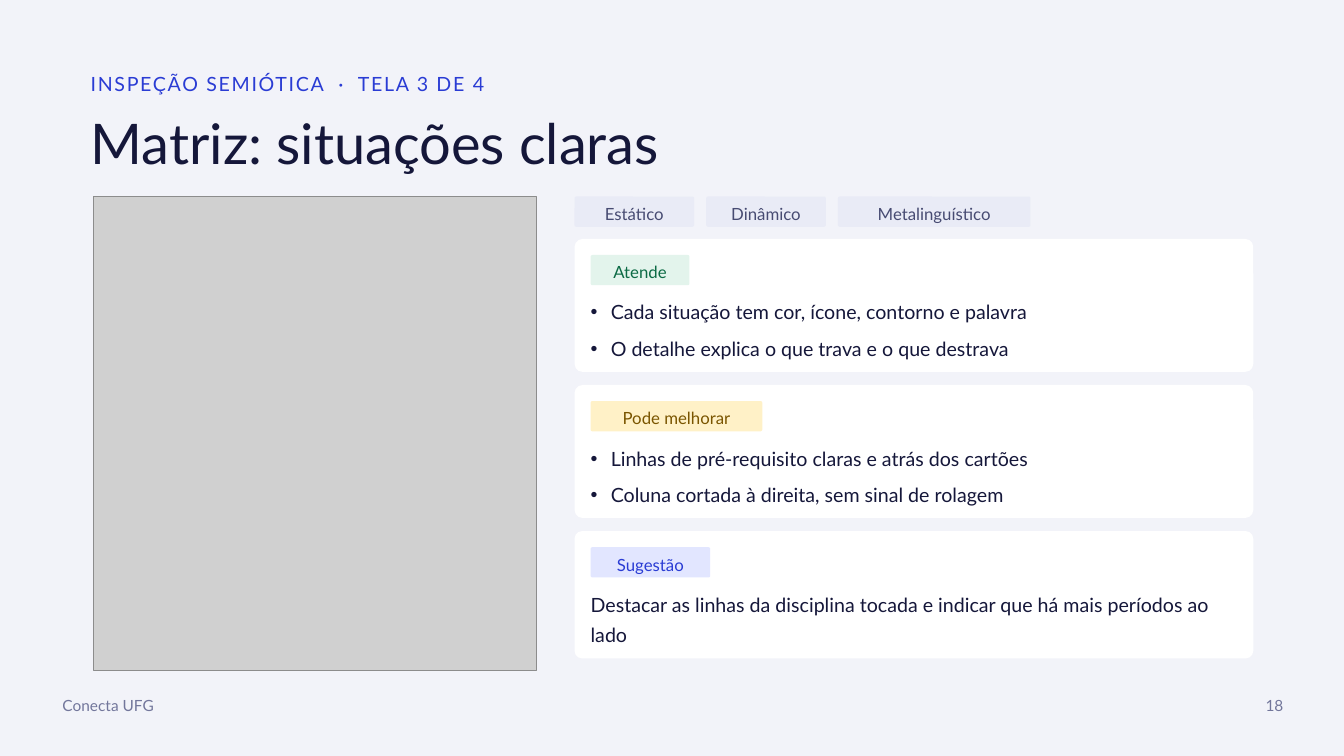
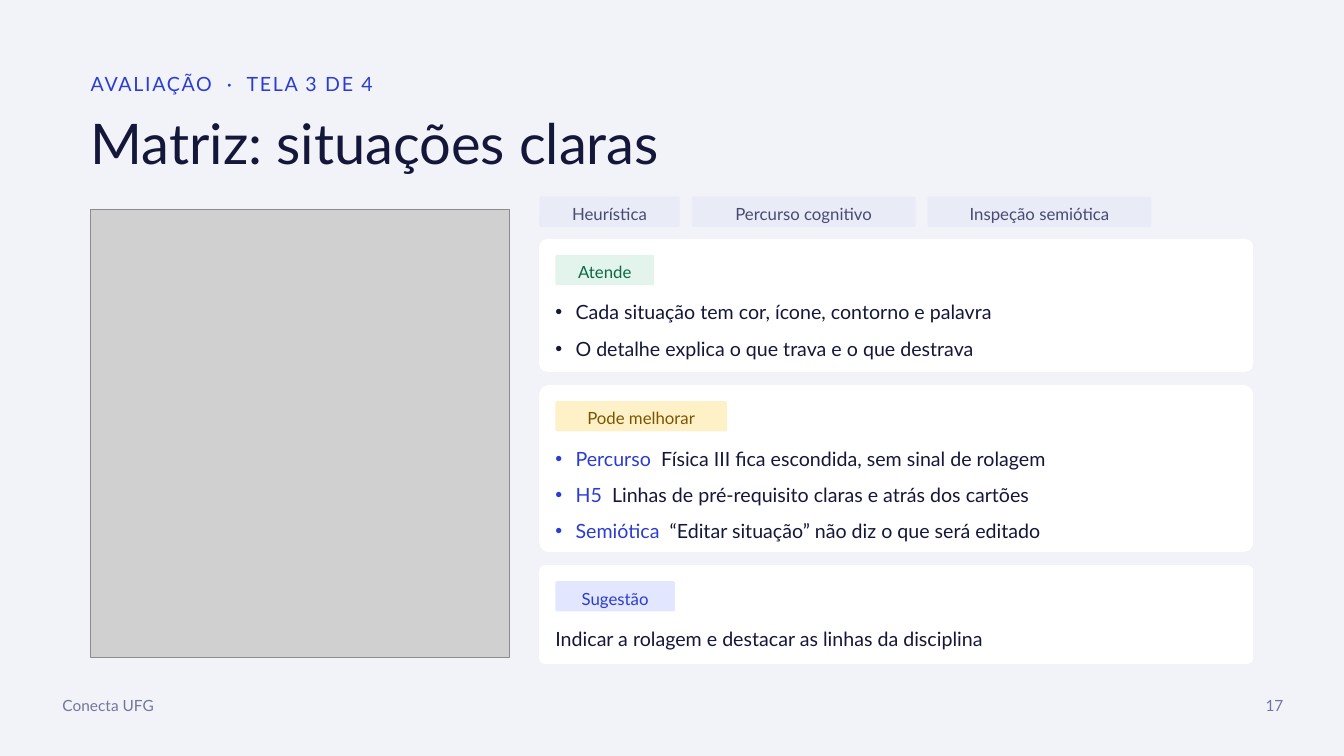
Before and after one commit to conecta-ufg/conecta-ufg, a slide deck: slide 18 of 05-Apresentacao/Apresentacao_Conecta_UFG.pptx (slide 19 before the commit). Drawn at 1344x756 pixels with LibreOffice and Linux fonts; fonts in the diff are those of the drawing; grey boxes stand for pictures. Boxes give left, top, right and bottom in pixels: in the first picture for what was removed or moved away, otherwise in the second. Text is boxed around its words. In the diff, an @@ line names an element or a change of style, - is before the commit and + after.

Commit message:
Avaliacao heuristica e percurso cognitivo na PF3 e nos slides

```diff
--- a/05-Apresentacao/Apresentacao_Conecta_UFG.pptx
+++ b/05-Apresentacao/Apresentacao_Conecta_UFG.pptx
@@ text at bbox=[91, 74, 372, 95]: text changed @@
-INSPEÇÃO SEMIÓTICA · TELA 3 DE 4
+AVALIAÇÃO · TELA 3 DE 4
@@ rounded rectangle: place and size @@
-rounded rectangle at bbox=[575, 197, 695, 227]
+rounded rectangle at bbox=[539, 197, 680, 227]
@@ text added at bbox=[572, 208, 647, 220], 12 pt, text #474B72 @@
+Heurística
@@ text removed at bbox=[605, 208, 664, 220] @@
-Estático
@@ rounded rectangle: place and size @@
-rounded rectangle at bbox=[707, 197, 827, 227]
+rounded rectangle at bbox=[692, 197, 915, 227]
@@ text removed at bbox=[731, 208, 801, 220] @@
-Dinâmico
@@ text added at bbox=[735, 208, 872, 223], 12 pt, text #474B72 @@
+Percurso cognitivo
@@ text removed at bbox=[878, 207, 991, 223] @@
-Metalinguístico
@@ rounded rectangle: place and size @@
-rounded rectangle at bbox=[838, 197, 1030, 227]
+rounded rectangle at bbox=[928, 197, 1151, 227]
@@ text added at bbox=[970, 208, 1109, 223], 12 pt, text #474B72 @@
+Inspeção semiótica
@@ picture: place and size @@
-picture at bbox=[94, 197, 536, 670]
+picture at bbox=[91, 210, 510, 658]
@@ rounded rectangle: place and size @@
-rounded rectangle at bbox=[575, 239, 1253, 372]
+rounded rectangle at bbox=[539, 239, 1253, 372]
@@ text "Cada situação tem cor, ícone, ...": place and size @@
-text "Cada situação tem cor, ícone, ..." at bbox=[611, 304, 1027, 360]
+text "Cada situação tem cor, ícone, ..." at bbox=[576, 304, 992, 360]
@@ rounded rectangle: place and size @@
-rounded rectangle at bbox=[575, 385, 1253, 518]
+rounded rectangle at bbox=[539, 385, 1253, 553]
@@ 2 texts, 2 rounded rectangles: place and size @@
-2 texts, 2 rounded rectangles at bbox=[591, 255, 762, 432]
+2 texts, 2 rounded rectangles at bbox=[556, 255, 727, 432]
@@ text at bbox=[576, 451, 1046, 542]: text changed @@
-• Linhas de pré-requisito claras e atrás dos cartões
-• Coluna cortada à direita, sem sinal de rolagem
+• Percurso Física III fica escondida, sem sinal de rolagem
+• H5 Linhas de pré-requisito claras e atrás dos cartões
+• Semiótica “Editar situação” não diz o que será editado
@@ rounded rectangle: place and size @@
-rounded rectangle at bbox=[575, 531, 1253, 658]
+rounded rectangle at bbox=[539, 566, 1253, 664]
@@ text "Sugestão": place and size @@
-text "Sugestão" at bbox=[617, 559, 684, 574]
+text "Sugestão" at bbox=[582, 593, 649, 608]
@@ rounded rectangle: place and size @@
-rounded rectangle at bbox=[591, 547, 711, 578]
+rounded rectangle at bbox=[556, 582, 676, 612]
@@ text at bbox=[555, 631, 982, 650]: text changed @@
-Destacar as linhas da disciplina tocada e indicar que há mais períodos ao lado
+Indicar a rolagem e destacar as linhas da disciplina
@@ text at bbox=[1266, 700, 1284, 711]: text changed @@
-18
+17
```
Also in this commit, not shown: 4 other slides changed, 2 slides added, 3 slides removed, 5 other files.
